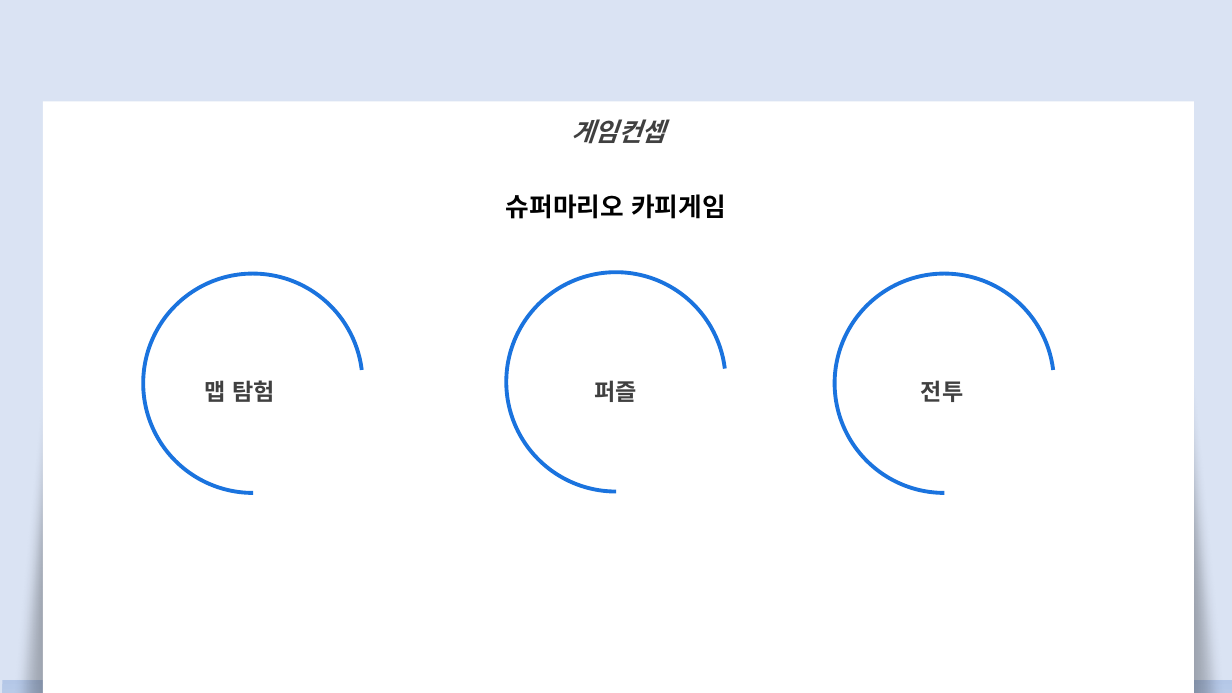
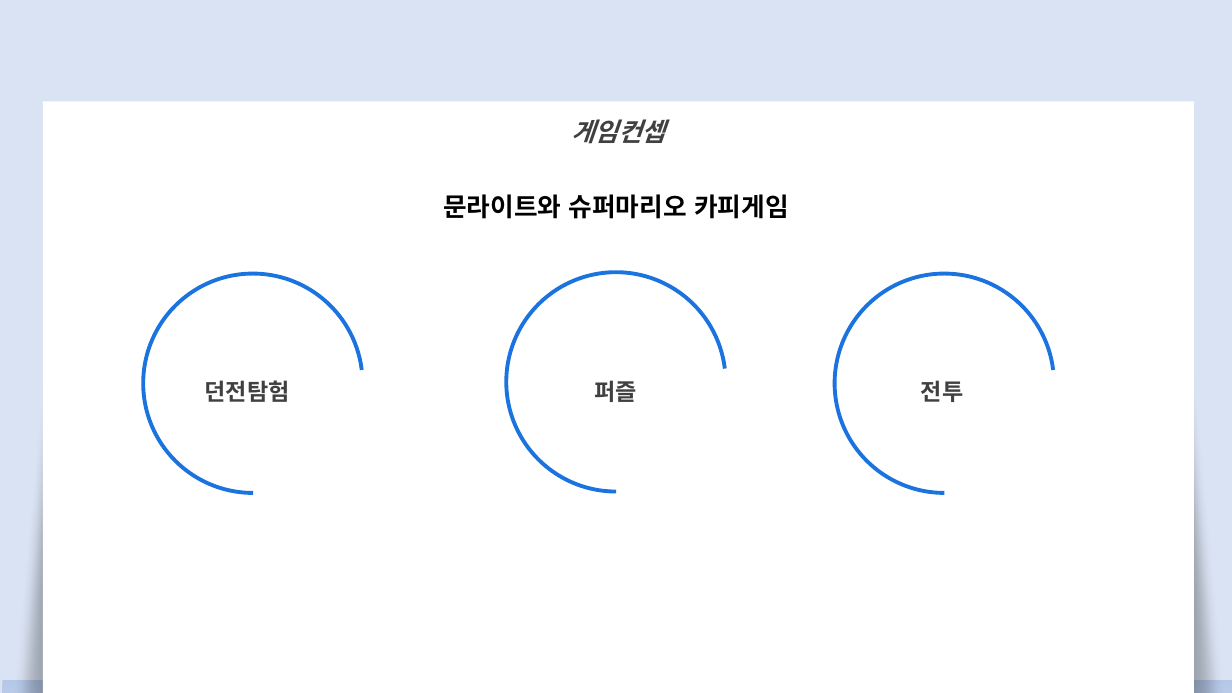
Before and after one commit to kimkyuhi/make-game, a slide deck: slide 3 of 발표/2DGP 게임 계획발표01.pptx. Drawn at 1232x693 pixels with LibreOffice and Linux fonts; fonts in the diff are those of the drawing. Boxes give left, top, right and bottom in pixels: in the first picture for what was removed or moved away, otherwise in the second. Text is boxed around its words. In the diff, an @@ line names an element or a change of style, - is before the commit and + after.

```diff
--- a/발표/2DGP 게임 계획발표01.pptx
+++ b/발표/2DGP 게임 계획발표01.pptx
@@ text at (443,194,789,219): text changed @@
-슈퍼마리오 카피게임
+문라이트와 슈퍼마리오 카피게임
@@ text at (205,380,290,402): text changed @@
-맵 탐험
+던전탐험
```
Also in this commit, not shown: 4 other slides changed, 1 slide added, 1 slide removed, 3 other files.
